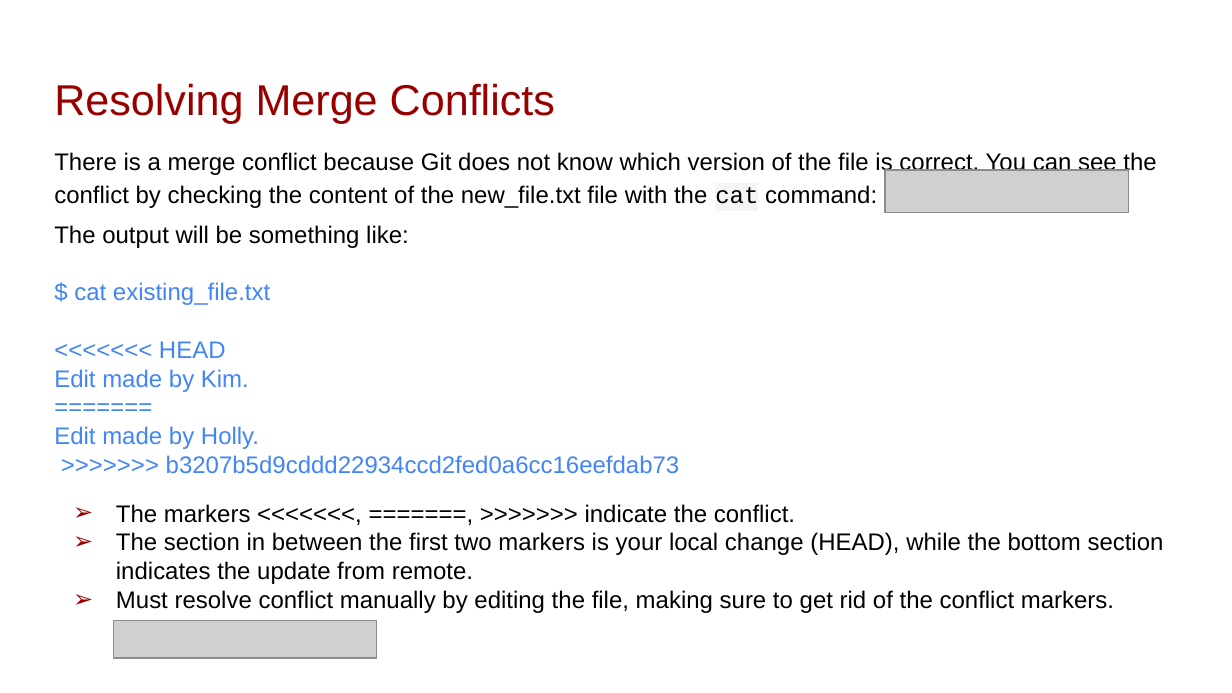
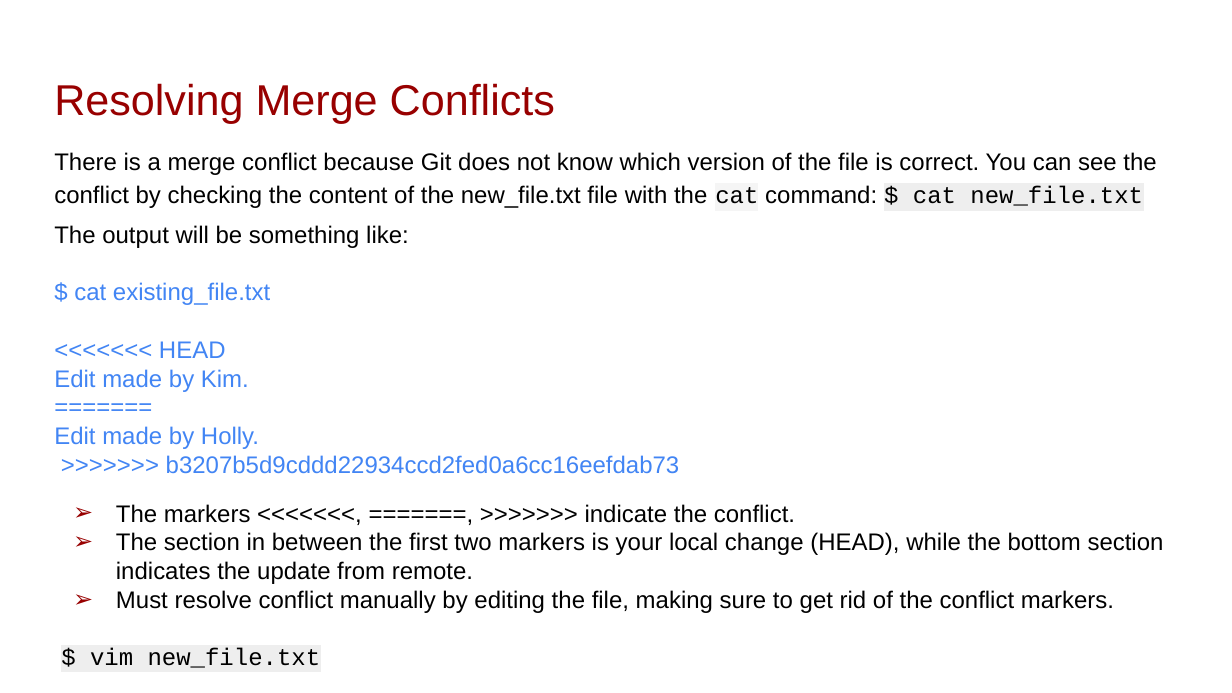
Before and after one commit to leobix/mban22_software_tools, a slide deck: slide 36 of Orientation/Session4_Git/VersionControl.pptx. Drawn at 1232x693 pixels with LibreOffice and Linux fonts; fonts in the diff are those of the drawing; grey boxes stand for pictures. Boxes give left, top, right and bottom in pixels: in the first picture for what was removed or moved away, otherwise in the second. Text is boxed around its words. In the diff, an @@ line names an element or a change of style, - is before the commit and + after.

Commit message:
Fix figures

```diff
--- a/Orientation/Session4_Git/VersionControl.pptx
+++ b/Orientation/Session4_Git/VersionControl.pptx
@@ text at <box>54,152,1156,208</box>: text changed @@
-There is a merge conflict because Git does not know which version of the file is correct. You can see the conflict by checking the content of the new_file.txt file with the cat command:
+There is a merge conflict because Git does not know which version of the file is correct. You can see the conflict by checking the content of the new_file.txt file with the cat command: $ cat new_file.txt
@@ picture removed at <box>885,170,1129,213</box> @@
@@ picture removed at <box>113,621,376,658</box> @@
@@ text added at <box>90,647,321,668</box>, 14 pt, text #000000 @@
+$ vim new_file.txt
```
Also in this commit, not shown: 10 other slides changed.
